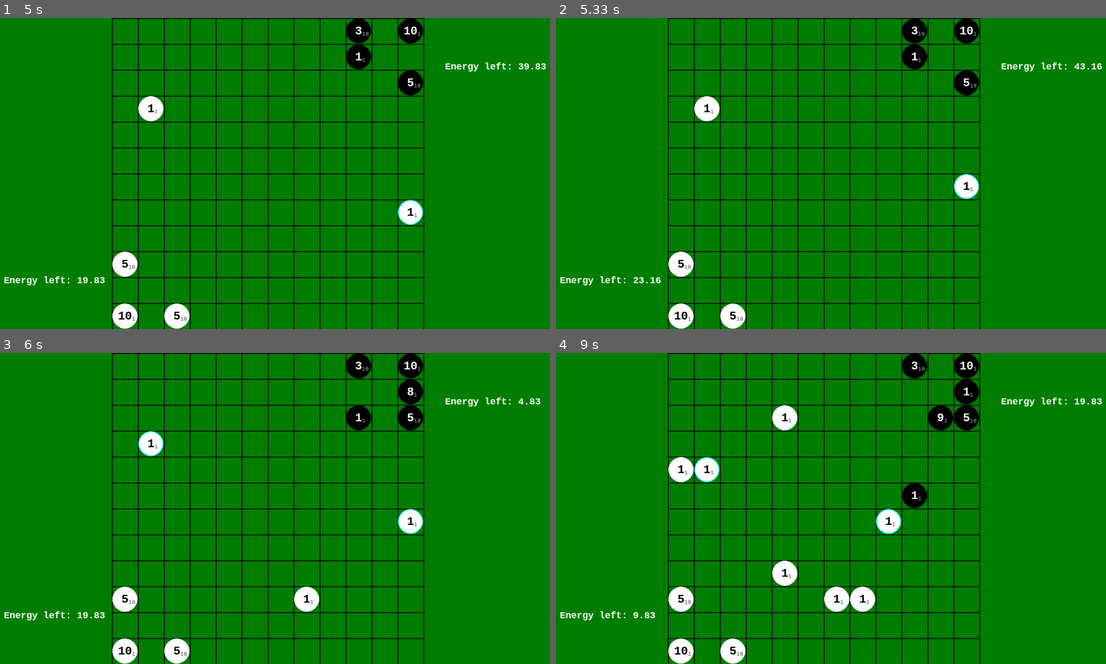
Above: before the commit, frames 1-4 (two rows, left to right).
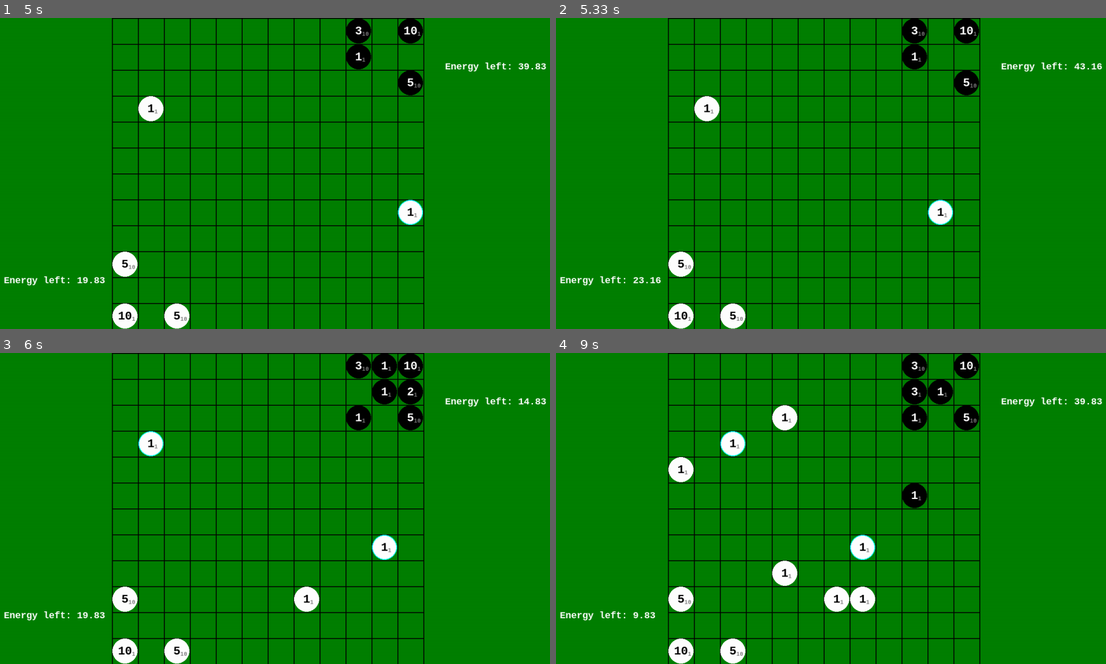
Above: after the commit, the same moments.

Repository: stanX19/pygame_projects
Game: pygame game, started from projects/my_reversi/main.py
Same seed, same stepped clock (60 frames per second), same inputs: the game is played once before the commit and once after it.
Inputs (mouse positions are in pixels of both pictures, inside the frame that each line leads up to):
- Up to frame 1 (5 s): click (247, 185) at 0.38 s; click (352, 64) at 1.22 s; click (418, 223) at 2.38 s; click (473, 148) at 3.22 s; click "Energy left: 20.66" at 4.12 s; click (143, 117) at 4.45 s; click (423, 207) at 4.78 s
- Up to frame 2 (5.33 s): right-click (710, 198) at 5.12 s
- Up to frame 3 (6 s): click (302, 595) at 5.45 s; click (159, 433) at 5.78 s
- Up to frame 4 (9 s): click (787, 415) at 6.12 s; click (847, 592) at 6.45 s; click (682, 477) at 7.12 s; right-click (952, 608) at 8.28 s; click (787, 576) at 8.62 s

Frame 1 is identical in both runs. In frame 2, 0.6% of the frame differs, in the area x 67-77%, y 50-67%; in frame 3, 1.3%; in frame 4, 2.7%, in the area x 25-96%, y 8-67%.

Commit message:
reversi optimize movement

Diff:
--- a/projects/my_reversi/main.py
+++ b/projects/my_reversi/main.py
@@ -1,7 +1,8 @@
 import random
 import sys
 from collections import deque
-from typing import Union
+from typing import Union, Callable
+import math
 import pygame
 
 # Initialize Pygame
@@ -35,6 +36,7 @@
         self.hp: float = hp
         self.dmg: float = dmg
         self.move_cd: float = move_cd
+        self.atk_cd: float = move_cd
         self.search_radius: float = search_radius
         self._move_timer: float = self.move_cd * 2
         self._atk_timer: float = self.move_cd * 2
@@ -57,7 +59,7 @@
 
     @atk_timer.setter
     def atk_timer(self, val):
-        if self.move_cd == float('inf'):
+        if self.atk_cd == float('inf'):
             return
         self._atk_timer = max(0, val)
 
@@ -67,7 +69,7 @@
 
     def upgrade(self):
         self.hp += 1
-        # self.move_cd *= 0.9
+        # self.dmg += 1
 
     def __str__(self):
         return f"{self.__class__}[hp={self.hp}, dmg={self.dmg}\
@@ -138,15 +140,16 @@
         if 0 <= row < GRID_SIZE and 0 <= col < GRID_SIZE:
             self.grid[row][col] = unit
 
-    def _bfs_assemble(self, start, unit, blocking=None):
+    def _bfs_assemble(self, start: tuple, unit: Unit, is_blocking: Union[None, Callable] = None):
         if not unit.target_cord:
             return [start]
-        queue = deque([start])
+        queue = [start]
         visited = {start}
         parent = {start: None}
 
         while queue:
-            row, col = queue.popleft()
+            queue.sort(key=lambda x: math.hypot(x[0] - unit.target_cord[0], x[1] - unit.target_cord[1]))
+            row, col = queue.pop(0)
 
             if (row, col) == unit.target_cord:
                 # Target found, extract path
@@ -160,11 +163,15 @@
 
             for drow, dcol in [(-1, 0), (1, 0), (0, -1), (0, 1)]:
                 nrow, ncol = row + drow, col + dcol
-                if 0 <= nrow < GRID_SIZE and 0 <= ncol < GRID_SIZE and (nrow, ncol) not in visited\
-                        and not isinstance(self.grid[nrow][ncol], blocking):
-                    visited.add((nrow, ncol))
-                    parent[(nrow, ncol)] = (row, col)
-                    queue.append((nrow, ncol))
+                if not (0 <= nrow < GRID_SIZE and 0 <= ncol < GRID_SIZE):
+                    continue
+                if (nrow, ncol) in visited:
+                    continue
+                if is_blocking and is_blocking(self.grid[nrow][ncol]):
+                    continue
+                visited.add((nrow, ncol))
+                parent[(nrow, ncol)] = (row, col)
+                queue.append((nrow, ncol))
 
         return [start]
 
@@ -197,10 +204,13 @@
 
         return [start]
 
-    def bfs(self, start, unit):
-        ret = self._bfs_assemble(start, unit, type(unit))
+    def bfs(self, start: tuple, unit: Unit):
+        ret = self._bfs_assemble(start, unit, lambda u: isinstance(u, type(unit))
+                                                        and u.target_cord != unit.target_cord
+                                                        and u.move_timer <= unit.move_timer
+                                                        and u.hp > 0)
         if len(ret) == 1:
-            ret = self._bfs_assemble(start, unit, ())
+            ret = self._bfs_assemble(start, unit, None)
         if len(ret) == 1:
             ret = self._bfs_enemy(start, unit)
         return ret
@@ -270,10 +280,10 @@
             return
         if u2.atk_timer <= 0:
             u1.hp -= u2.dmg
-            u2.atk_timer += u2.move_cd
+            u2.atk_timer += u2.atk_cd
         if u1.atk_timer <= 0:
             u2.hp -= u1.dmg
-            u1.atk_timer += u1.move_cd
+            u1.atk_timer += u1.atk_cd
 
         balance_dict = {
             White: -1,
@@ -379,7 +389,7 @@
             y, x = loc[1] + dy, loc[0] + dx
             if not (0 <= x < GRID_SIZE and 0 <= y < GRID_SIZE):
                 continue
-            while type(self.grid[y][x]) is Black and self.black_energy >= UPGRADE_UNIT_COST and random.random() < 0.5:
+            while type(self.grid[y][x]) is Black and self.black_energy >= UPGRADE_UNIT_COST and random.random() < 0.1:
                 self.grid[y][x].upgrade()
                 self.black_energy -= UPGRADE_UNIT_COST
             if not self.grid[y][x] and self.black_energy >= BASIC_UNIT_COST:
